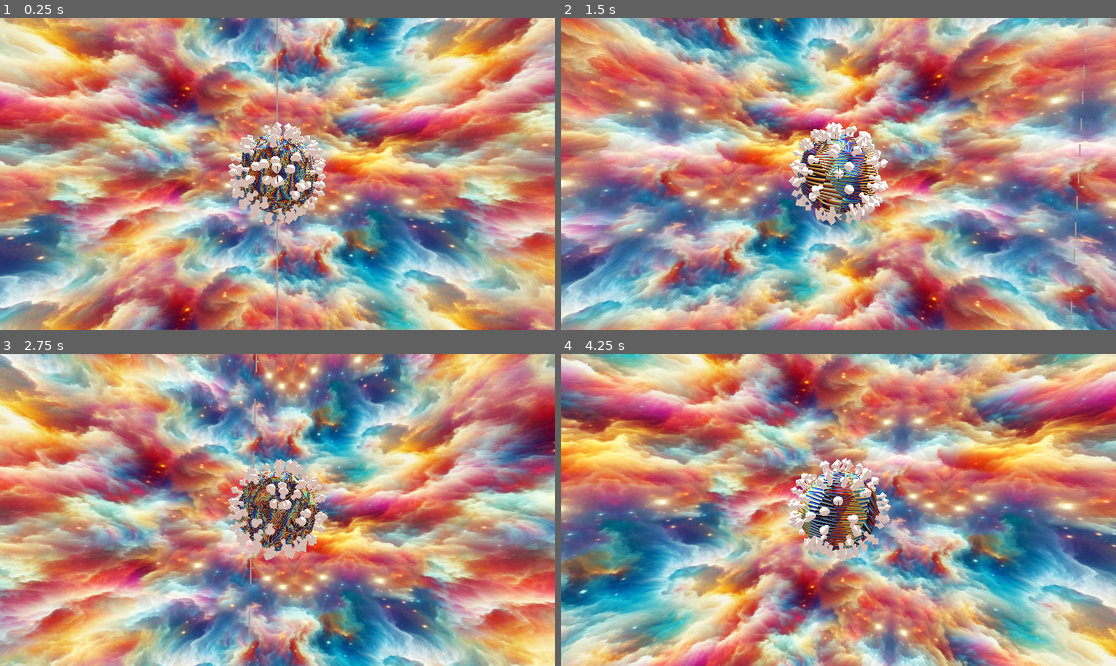
Above: before the commit, frames 1-4 (two rows, left to right).
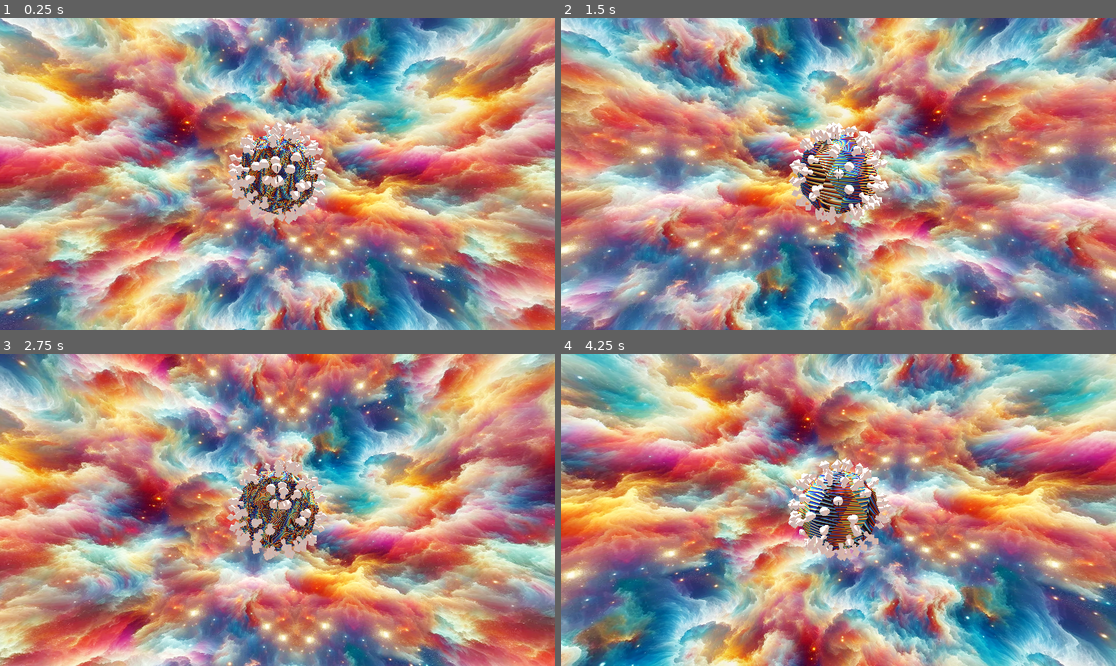
Above: after the commit, the same moments.

Repository: zvodd/Godot_OrbitalNebulaCoranaVirus
Game: Godot game, scene res://scene_multi_demo.tscn
Same seed, same stepped clock (60 frames per second), same inputs: the game is played once before the commit and once after it.
Inputs (mouse positions are in pixels of both pictures, inside the frame that each line leads up to):
- Up to frame 1 (0.25 s): no input
- Up to frame 2 (1.5 s): move the mouse to (866, 174) at 0.52 s; click (866, 174) at 0.67 s; move the mouse to (810, 174) at 1.27 s; click (810, 174) at 1.42 s
- Up to frame 3 (2.75 s): move the mouse to (288, 503) at 2.02 s; click (288, 503) at 2.17 s
- Up to frame 4 (4.25 s): move the mouse to (832, 516) at 2.77 s; click (832, 516) at 2.92 s; move the mouse to (877, 513) at 3.52 s; click (877, 513) at 3.67 s

The runs differ from the first frame. In frame 1, 92% of the frame differs, in the area x 0-100%, y 0-100%; in frame 2, 92%; in frame 3, 92%; in frame 4, 93%.

Commit message:
add blend to sky shader

Diff:
--- a/materials/shader_sky.gdshader
+++ b/materials/shader_sky.gdshader
@@ -1,7 +1,30 @@
 shader_type sky;
 
-uniform sampler2D sky_tex : source_color;
+uniform sampler2D sky_tex : filter_linear, source_color, hint_default_black;
+uniform float blend_center : hint_range(0.0, 1.0) = 0.98;
+uniform float blend_width : hint_range(0.0, 0.2) = 0.02;
+uniform vec2 side_uv_scale = vec2(4.0, 3.14159);
+uniform vec2 top_uv_scale = vec2(3.14159, 3.14159);
 
-void sky(){
-	COLOR = texture(sky_tex, SKY_COORDS * vec2(4.0,3.5)).rgb;
+void sky() {
+	float abs_y = abs(EYEDIR.y);
+	float half_w = blend_width * 0.5;
+	float low = blend_center - half_w;
+	float high = blend_center + half_w;
+
+	if (abs_y < low) {
+		// Only side
+		COLOR = texture(sky_tex, SKY_COORDS * side_uv_scale).rgb;
+	}
+	else if (abs_y > high) {
+		// Only top/bottom
+		COLOR = texture(sky_tex, EYEDIR.zx * top_uv_scale).rgb;
+	}
+	else {
+		// Transition zone: sample both
+		vec3 side = texture(sky_tex, SKY_COORDS * side_uv_scale).rgb;
+		vec3 top = texture(sky_tex, EYEDIR.zx * top_uv_scale).rgb;
+		float weight = smoothstep(low, high, abs_y);
+		COLOR = mix(side, top, weight);
+	}
 }
--- a/project.godot
+++ b/project.godot
@@ -19,6 +19,7 @@
 
 project/assembly_name="Levepro"
 
+
 [physics]
 
 3d/physics_engine="Jolt Physics"
--- a/scene_multi_demo.tscn
+++ b/scene_multi_demo.tscn
@@ -13,6 +13,10 @@
 [sub_resource type="ShaderMaterial" id="ShaderMaterial_lltr0"]
 shader = ExtResource("2_jl85b")
 shader_parameter/sky_tex = ExtResource("3_lltr0")
+shader_parameter/blend_center = 0.98
+shader_parameter/blend_width = 0.02
+shader_parameter/side_uv_scale = Vector2(4, 3.14159)
+shader_parameter/top_uv_scale = Vector2(3.14159, 3.14159)
 
 [sub_resource type="Sky" id="Sky_0w53f"]
 sky_material = SubResource("ShaderMaterial_lltr0")
Not shown, changed: assets/rainbow_nebula.webp.import
Not shown: 1 places in scene_multi_demo.tscn that only renumber resources
